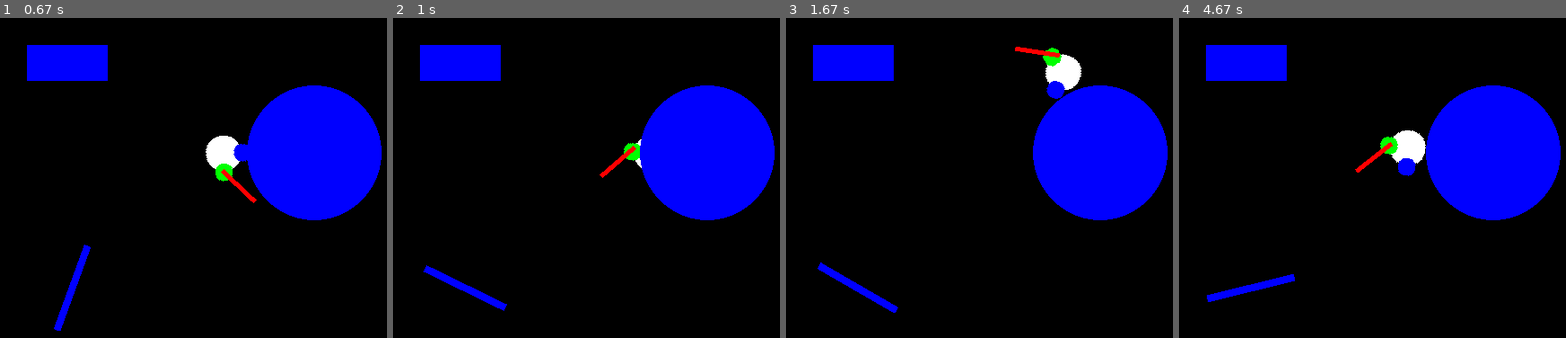
Above: before the commit, frames 1-4 (left to right).
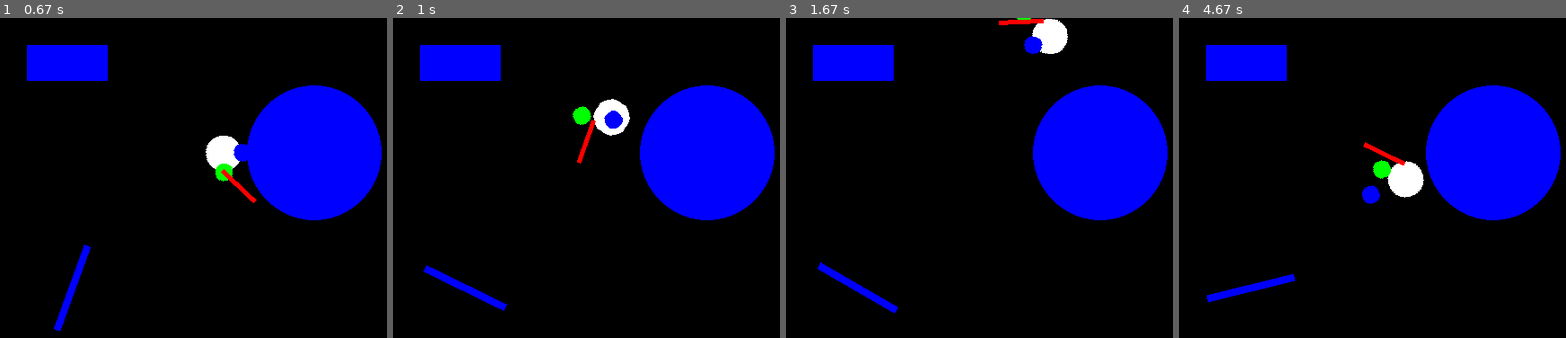
Above: after the commit, the same moments.

Repository: fjaviergb/Pygames-Hermanios
Game: pygame game, started from ObstaculoGiratorio.py
The game is run twice, just before and just after one commit, with the same random seed, the same clock (stepped at 60 frames per second) and the same inputs.
Inputs (mouse positions are in pixels of both pictures, inside the frame that each line leads up to):
- Up to frame 1 (0.67 s): hold Right from 0.33 s (still down); move the mouse to (208, 213) at 0.37 s
- Up to frame 2 (1 s): release Right at 0.8 s; click (617, 219) at 0.88 s
- Up to frame 3 (1.67 s): hold Up 1.17-1.47 s; click (902, 200) at 1.25 s; hold Right from 1.5 s (still down); click (871, 142) at 1.58 s
- Up to frame 4 (4.67 s): release Right at 1.97 s; hold Left 2-2.53 s; click (1469, 72) at 2.08 s; hold Down 2.57-2.87 s; click (1453, 229) at 2.65 s; hold Left 2.9-3.3 s; click (1411, 78) at 2.98 s; hold Up 3.33-3.7 s; click (1240, 187) at 3.42 s; hold Right 3.73-4.37 s; click (1411, 235) at 3.82 s; hold Down from 4.4 s (still down); click (1387, 136) at 4.48 s

Frame 1 is identical in both runs. In frame 2, 1.5% of the frame differs, in the area x 46-65%, y 25-50%; in frame 3, 2.2%; in frame 4, 2.3%, in the area x 45-64%, y 35-59%.

Commit message:
Expansion Combinacion.py con obstaculo giratorio - 03/07/2020

Diff:
--- a/ObstaculoGiratorio.py
+++ b/ObstaculoGiratorio.py
@@ -118,33 +118,46 @@
                 else:
                     pass
             else:
-                if self.movex > 0 and self.rect.centery < block.rect.centery:
-                    self.rect.top += -3
-                    Rhand.rect.top += -3
-                    Lhand.rect.top += -3
-                    espada.rect.top += -3
-
-                elif self.movex > 0 and self.rect.centery > block.rect.centery:
-                    self.rect.top += 3
-                    Rhand.rect.top += 3
-                    Lhand.rect.top += 3
-                    espada.rect.top += 3
-
-                elif self.movex < 0 and self.rect.centery < block.rect.centery:
-                    self.rect.bottom += -3
-                    Rhand.rect.bottom += -3
-                    Lhand.rect.bottom += -3
-                    espada.rect.bottom += -3
-
-                elif self.movex < 0 and self.rect.centery > block.rect.centery:
-                    self.rect.bottom += 3
-                    Rhand.rect.bottom += 3
-                    Lhand.rect.bottom += 3
-                    espada.rect.bottom += 3
-
-                else:
-                    pass
-
+                    (self.xcol, self.ycol) = pg.sprite.collide_mask(self,block)
+                    if self.xcol != block.rect.centerx:
+                        self.ang_col_rad = math.atan((block.rect.centerx - self.ycol) / (block.rect.centery - self.xcol))
+                        self.ang_col = self.ang_col_rad * 360 / (2* math.pi)
+                        print(self.ang_col)
+                        self.rect.center = (self.rect.centerx + self.radio * math.cos(self.ang_col), self.rect.centery + self.radio * math.sin(self.ang_col))
+                        Rhand.rect.center = (self.rect.centerx + self.radio * math.cos(self.ang_col), self.rect.centery + self.radio * math.sin(self.ang_col))
+                        Lhand.rect.center = (self.rect.centerx + self.radio * math.cos(self.ang_col), self.rect.centery + self.radio * math.sin(self.ang_col))
+                        espada.rect.center = (self.rect.centerx + self.radio * math.cos(self.ang_col), self.rect.centery + self.radio * math.sin(self.ang_col))
+
+
+# =============================================================================
+#                 if self.movex > 0 and self.rect.centery < block.rect.centery:
+#                     self.rect.top += -3
+#                     Rhand.rect.top += -3
+#                     Lhand.rect.top += -3
+#                     espada.rect.top += -3
+#
+#                 elif self.movex > 0 and self.rect.centery > block.rect.centery:
+#                     self.rect.top += 3
+#                     Rhand.rect.top += 3
+#                     Lhand.rect.top += 3
+#                     espada.rect.top += 3
+#
+#                 elif self.movex < 0 and self.rect.centery < block.rect.centery:
+#                     self.rect.bottom += -3
+#                     Rhand.rect.bottom += -3
+#                     Lhand.rect.bottom += -3
+#                     espada.rect.bottom += -3
+#
+#                 elif self.movex < 0 and self.rect.centery > block.rect.centery:
+#                     self.rect.bottom += 3
+#                     Rhand.rect.bottom += 3
+#                     Lhand.rect.bottom += 3
+#                     espada.rect.bottom += 3
+#
+#                 else:
+#                     pass
+#
+# =============================================================================
         self.rect.y += self.movey
         block_hit_list = pg.sprite.spritecollide(self, obstacle_group, False)
         block_hit_list_masked = pg.sprite.spritecollide(self, block_hit_list, False, pg.sprite.collide_mask)
@@ -166,33 +179,44 @@
                     else:
                         pass
             else:
-                    if self.movey > 0 and self.rect.centerx > block.rect.centerx:
-                        self.rect.right += 3
-                        Rhand.rect.right += 3
-                        Lhand.rect.right += 3
-                        espada.rect.right += 3
-
-                    elif self.movey > 0 and self.rect.centerx < block.rect.centerx:
-                        self.rect.right += -3
-                        Rhand.rect.right += -3
-                        Lhand.rect.right += -3
-                        espada.rect.right += -3
-
-                    elif self.movey < 0 and self.rect.centerx > block.rect.centerx:
-                        self.rect.left += 3
-                        Rhand.rect.left += 3
-                        Lhand.rect.left += 3
-                        espada.rect.left += 3
-
-                    elif self.movey < 0 and self.rect.centerx < block.rect.centerx:
-                        self.rect.left += -3
-                        Rhand.rect.left += -3
-                        Lhand.rect.left += -3
-                        espada.rect.left += -3
-
-                    else:
-                        pass
-
+                    (self.xcol, self.ycol) = pg.sprite.collide_mask(self,block)
+                    if self.xcol != block.rect.centerx:
+                        self.ang_col_rad = math.atan((block.rect.centerx - self.ycol) / (block.rect.centery - self.xcol))
+                        self.ang_col = self.ang_col_rad * 360 / (2* math.pi)
+                        self.rect.center = (self.rect.centerx + self.radio * math.cos(self.ang_col), self.rect.centery + self.radio * math.sin(self.ang_col))
+                        Rhand.rect.center = (self.rect.centerx + self.radio * math.cos(self.ang_col), self.rect.centery + self.radio * math.sin(self.ang_col))
+                        Lhand.rect.center = (self.rect.centerx + self.radio * math.cos(self.ang_col), self.rect.centery + self.radio * math.sin(self.ang_col))
+                        espada.rect.center = (self.rect.centerx + self.radio * math.cos(self.ang_col), self.rect.centery + self.radio * math.sin(self.ang_col))
+
+# =============================================================================
+#                     if self.movey > 0 and self.rect.centerx > block.rect.centerx:
+#                         self.rect.right += 3
+#                         Rhand.rect.right += 3
+#                         Lhand.rect.right += 3
+#                         espada.rect.right += 3
+#
+#                     elif self.movey > 0 and self.rect.centerx < block.rect.centerx:
+#                         self.rect.right += -3
+#                         Rhand.rect.right += -3
+#                         Lhand.rect.right += -3
+#                         espada.rect.right += -3
+#
+#                     elif self.movey < 0 and self.rect.centerx > block.rect.centerx:
+#                         self.rect.left += 3
+#                         Rhand.rect.left += 3
+#                         Lhand.rect.left += 3
+#                         espada.rect.left += 3
+#
+#                     elif self.movey < 0 and self.rect.centerx < block.rect.centerx:
+#                         self.rect.left += -3
+#                         Rhand.rect.left += -3
+#                         Lhand.rect.left += -3
+#                         espada.rect.left += -3
+#
+#                     else:
+#                         pass
+#
+# =============================================================================
 ##################################################################
 # CLASE MANOS
 ##################################################################
